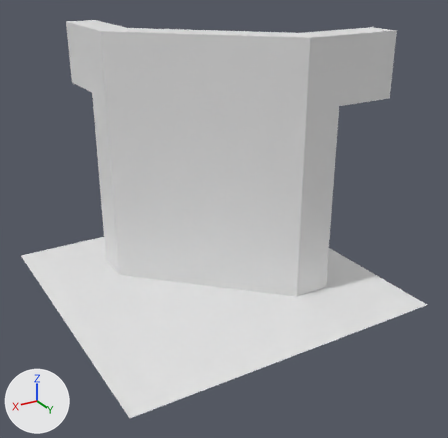
The FBX model KazgarsRevenge/KazgarsRevenge/KazgarsRevengeContent/Models/Levels/Rooms/1-0-NESoul.fbx, before and after one commit.
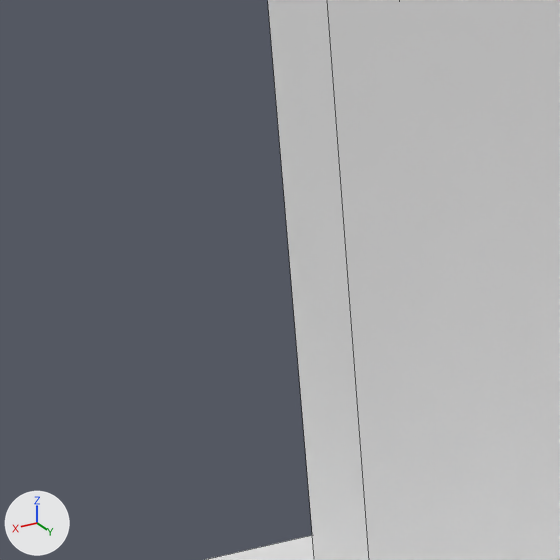
The first picture shows the older version from a 50 mm lens placed at (0.0908, 0.1612, 0.1011), pointed at (-0.001, 0.0083, 0.0246). The close-ups show both versions on the part from 8% to 35% of the width and 27% to 55% of the height of that picture; other places that the commit changed are outside them. Lighting does not change. The marker at lower left points along +X, +Y and +Z. The close-ups show mesh edges as thin lines. Materials are left out; every surface is plain grey. Where no turn or scale is listed for an object, it has been applied to the vertices.
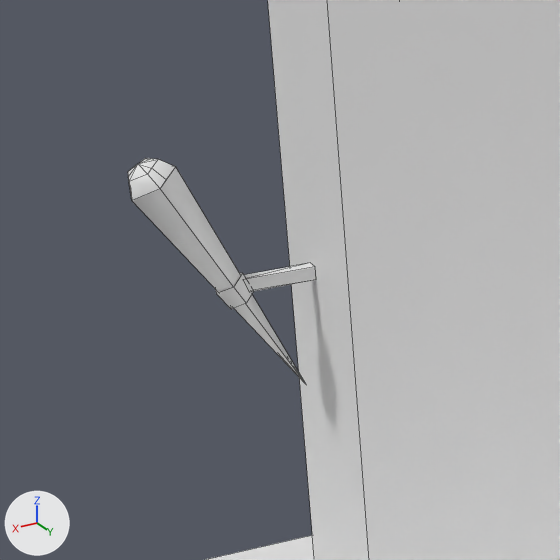
Pixel boxes (x1, y1, x2, y2) of what changed, in the close-ups (560 x 560 px):
'Pyramid_1_2', added
    after: (132, 167, 306, 384)
'Sphere_2', added
    after: (128, 158, 175, 200)
'Cube_1_2', added
    after: (244, 263, 316, 292)
'Pyramid_2', added
    after: (216, 273, 254, 309)

Diff of the bpy script that builds the scene:
```diff
--- a/KazgarsRevenge/KazgarsRevenge/KazgarsRevengeContent/Models/Levels/Rooms/1-0-NESoul.fbx.py
+++ b/KazgarsRevenge/KazgarsRevenge/KazgarsRevengeContent/Models/Levels/Rooms/1-0-NESoul.fbx.py
@@ me_mesh_005 @@
+me_mesh_005.from_pydata([(-0.003, 0.0005, -0.0005), (-0.003, 0.0005, 0.0005), (-0.003, -0.0005, -0.0005), (-0.003, -0.0005, 0.0005), (0.00247, 0.0005, 0.0005), (0.00206, 0.0005, -0.0005), (0.00248, -0.0005, 0.0005), (0.00201, -0.0005, -0.0005), (0.00219, 0.00031, 0.0005), (0.00173, 0.00028, -0.0005)], [], [(5, 0, 1, 4), (0, 9, 7, 2), (6, 3, 2, 7), (8, 3, 6), (3, 8, 4, 1), (9, 0, 5)])
@@ me_mesh_007 @@
+me_mesh_007.from_pydata(...)  # 27 vertices, 5 faces; spans x -0.0105..0.0011, y -0.0016..0.002, z -0.0182..0.0009
@@ me_mesh_004 @@
+me_mesh_004.from_pydata(...)  # 11 vertices, 7 faces; spans x -0.00702..-0.00426, y -0.00101..0.00125, z -0.01113..-0.00856
@@ me_mesh_006 @@
+me_mesh_006.from_pydata(...)  # 17 vertices, 16 faces; spans x -0.00165..0.00166, y -0.00162..0.002, z -0.00095..0.00162
@@ ob_cube_1_2 @@
+ob_cube_1_2 = bpy.data.objects.new('Cube_1_2', me_mesh_005)
+ob_cube_1_2.location = (0.028, -0.025, 0.03262)
@@ ob_pyramid_1_2 @@
+ob_pyramid_1_2 = bpy.data.objects.new('Pyramid_1_2', me_mesh_007)
+ob_pyramid_1_2.location = (0.03669, -0.025, 0.04214)
@@ ob_pyramid_2 @@
+ob_pyramid_2 = bpy.data.objects.new('Pyramid_2', me_mesh_004)
+ob_pyramid_2.location = (0.03669, -0.025, 0.04214)
@@ ob_sphere_2 @@
+ob_sphere_2 = bpy.data.objects.new('Sphere_2', me_mesh_006)
+ob_sphere_2.location = (0.03619, -0.025, 0.04128)
```
